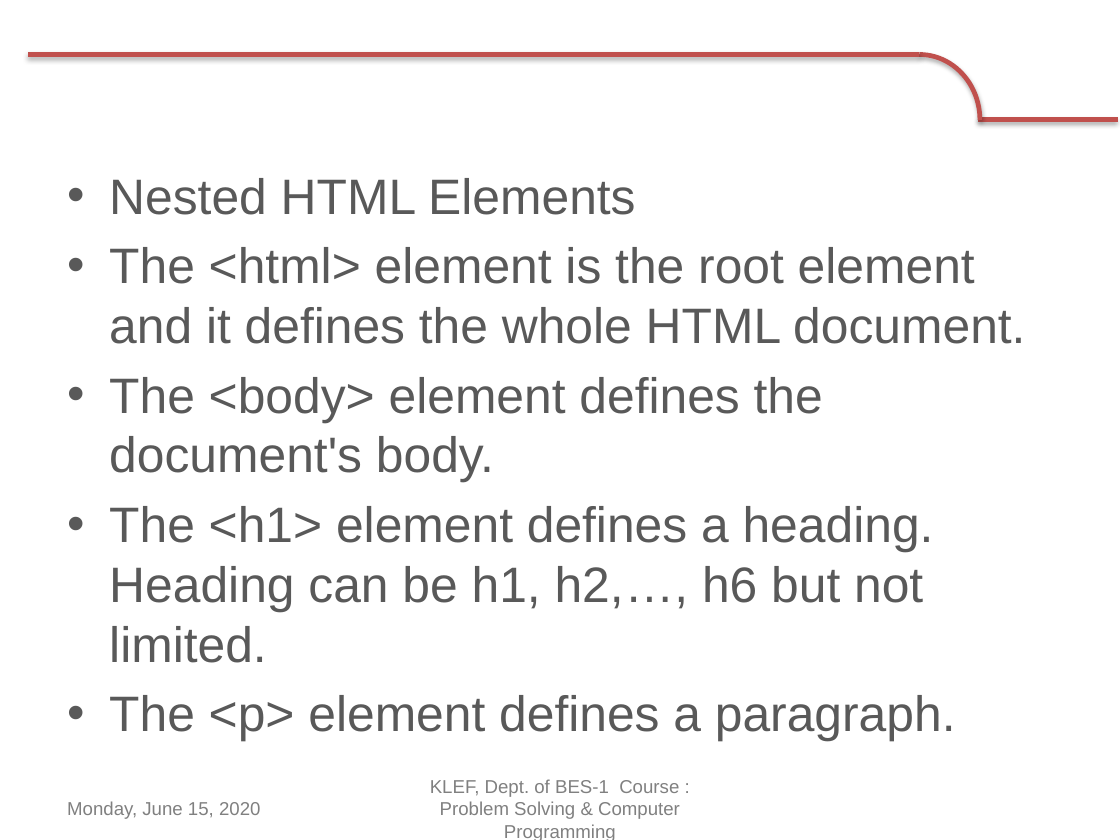
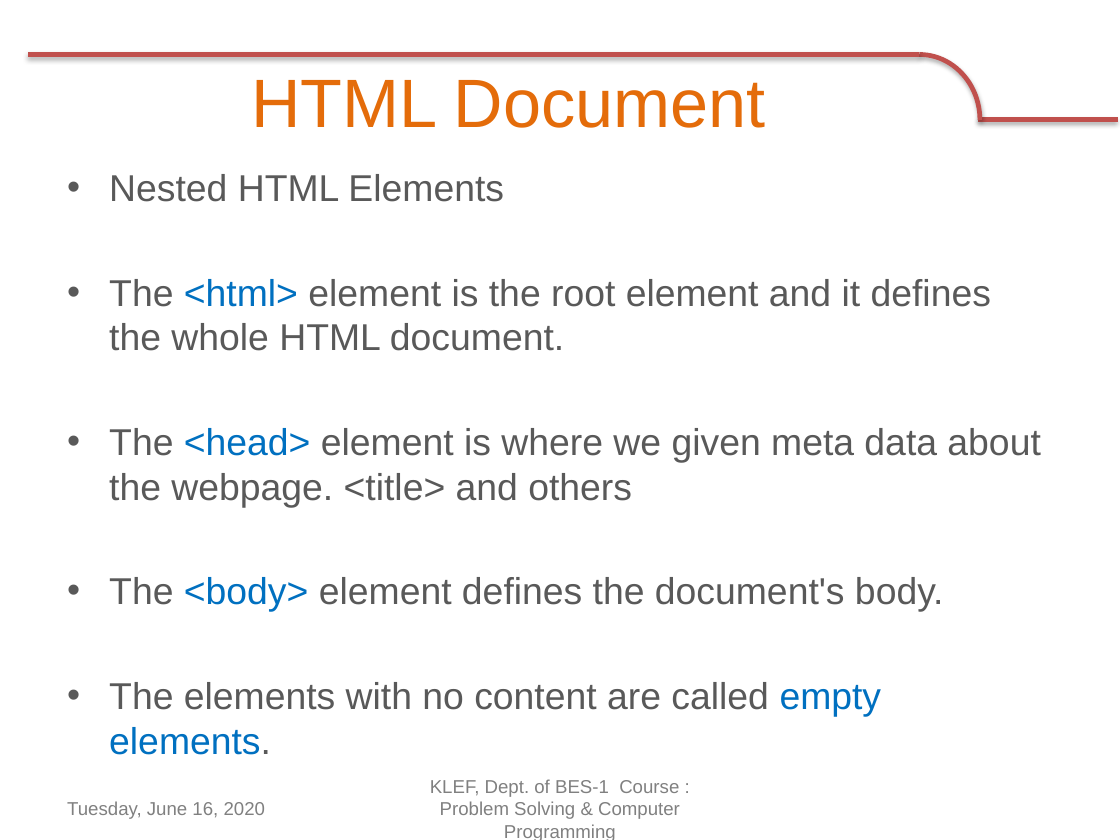
Before and after one commit to navbharti/https---github.com-navbharti-webdesign, a slide deck: slide 3 of html/ppt/day two.pptx (slide 4 before the commit). Drawn at 1120x840 pixels with LibreOffice and Linux fonts; fonts in the diff are those of the drawing; background and template pictures are left out. Boxes give left, top, right and bottom in pixels: in the first picture for what was removed or moved away, otherwise in the second. Text is boxed around its words. In the diff, an @@ line names an element or a change of style, - is before the commit and + after.

```diff
--- a/html/ppt/day two.pptx
+++ b/html/ppt/day two.pptx
@@ title added at [251, 80, 766, 128], 44 pt, text #E46C0A @@
+HTML Document
@@ text at [109, 174, 991, 612]: size 32 to 24 pt in "Nested HTML Elements", "The <html> element is the root element ...", "The <body> element defines the document's body."; text colour #595959 to #0070C0 in "<html>", "<body>"; less space between paragraphs @@
@@ text at [109, 428, 1040, 507]: paragraph added @@
+• The <head> element is where we given meta data about the webpage. <title> and others
@@ text at [109, 682, 882, 755]: text changed; size 32 to 24 pt @@
-• The <h1> element defines a heading. Heading can be h1, h2,…, h6 but not limited.
-• The <p> element defines a paragraph.
+• The elements with no content are called empty elements.
@@ text at [67, 801, 265, 819]: text changed @@
-Monday, June 15, 2020
+Tuesday, June 16, 2020
```
Also in this commit, not shown: 6 other slides changed, 9 slides added, 2 other files.
